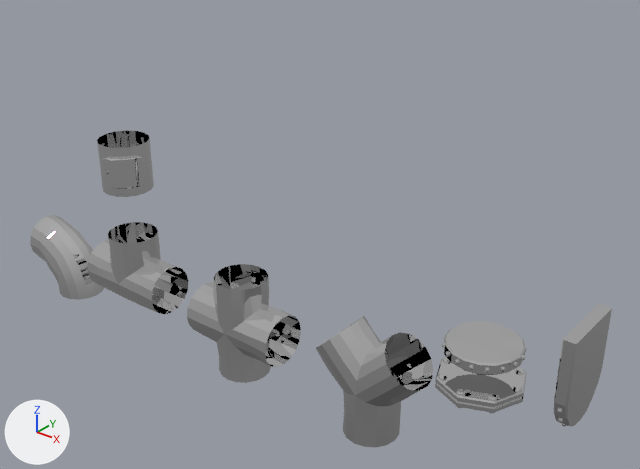
The FBX model Assets/Art/Models/Environment/Pipes.fbx as it was, and as the next commit left it.
Both versions are drawn from a 50 mm lens placed at (12.1, -10.31, 8.82), pointed at (3.27, 0.73, 1.97). Every picture has the same lights, and +X, +Y and +Z are marked at lower left. Where no turn or scale is listed for an object, it has been applied to the vertices.

Names of what the first picture shows: 'PipeConnector16Sided', 'PipeConnector16Sided.001', 'PipeConnector8Sided', 'PipeCrossJoint', 'PipeElbowJoint', 'PipeHatch', 'PipeStraight', 'PipeTJoint', 'PipeYJoint'.
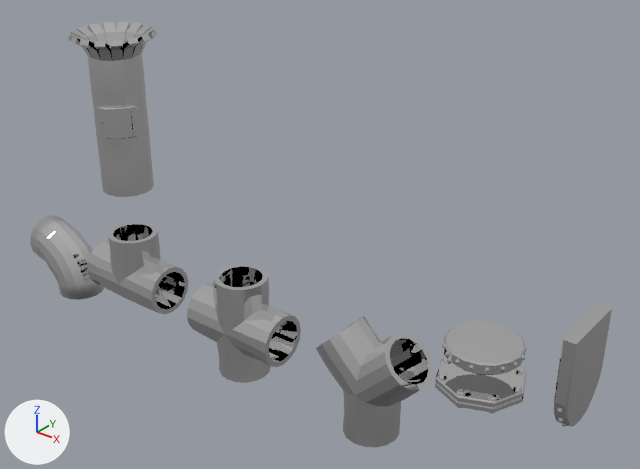
Where the change shows, as pixel boxes [x1, y1, x2, y2] in the pictures (640 x 469 px):
'PipeBrazier', added: after [68, 22, 157, 97]
'PipeHatch', moved: before [102, 156, 146, 189]; after [96, 105, 141, 139]
'PipeWithOpening', added: after [91, 89, 150, 148]
part 1 of me_pipecrossjoint_001, added: after [214, 264, 301, 367]
part 2 of me_pipetjoint_001, added: after [108, 222, 188, 314]
part 3 of me_pipeyjoint_001, added: after [318, 318, 433, 391]

The change, as a list of edits to the scene's bpy script:
```text
Change me_pipecrossjoint_001:
    used by ob_pipecrossjoint; location = (2.0, 0.0, 0.0)
    remove me_pipecrossjoint_001.from_pydata(...)  # 158 vertices, 128 faces; spans x -1.0..1.0, y -0.51..0.51, z -1.0..1.0
    add me_pipecrossjoint_001.from_pydata(...)  # 316 vertices, 320 faces; spans x -1.01..1.0, y -0.51..0.51, z -1.01..1.0
    me_pipecrossjoint_001 part 1: 158 vertices added at x -1.01..1.0, y -0.4..0.41, z -1.01..1.0
Change me_pipetjoint_001:
    used by ob_pipetjoint; location = (-1.0, 0.0, 0.0)
    remove me_pipetjoint_001.from_pydata(...)  # 119 vertices, 96 faces; spans x -1.0..1.0, y -0.51..0.51, z -0.53..1.0
    add me_pipetjoint_001.from_pydata(...)  # 238 vertices, 240 faces; spans x -1.0..1.0, y -0.51..0.51, z -0.53..1.0
    me_pipetjoint_001 part 2: 119 vertices added at x -1.0..1.0, y -0.4..0.4, z -0.42..1.0
Change me_pipeyjoint_001:
    used by ob_pipeyjoint; location = (5.0, 0.0, 0.0)
    remove me_pipeyjoint_001.from_pydata(...)  # 119 vertices, 96 faces; spans x -1.06..1.06, y -0.5..0.52, z -1.0..1.06
    add me_pipeyjoint_001.from_pydata(...)  # 238 vertices, 240 faces; spans x -1.06..1.06, y -0.5..0.52, z -1.0..1.06
    me_pipeyjoint_001 part 3
    119 vertices are added at x -0.99..0.99, y -0.4..0.42, z -1.0..0.99
    144 new faces join them
Add me_pipewithopening_001:
    me_pipewithopening_001.from_pydata(...)  # 128 vertices, 130 faces; spans x -0.517..0.5, y -0.503..0.503, z -0.502..0.504
    me_pipewithopening_001.materials.append(mat_imphenziapixpal)  # its picture is missing
Add me_pipebrazier_001:
    me_pipebrazier_001.from_pydata(...)  # 592 vertices, 535 faces; spans x -0.79..0.79, y -0.79..0.79, z -0.5..0.59
    me_pipebrazier_001.materials.append(mat_imphenziapixpal)  # its picture is missing
Change ob_pipehatch:
    ob_pipehatch.location: (-1.0, 0.0, 2.5) -> (-1.0, 0.0, 3.5)
Add ob_pipewithopening:
    ob_pipewithopening = bpy.data.objects.new('PipeWithOpening', me_pipewithopening_001)
    ob_pipewithopening.location = (-1.0, 0.0, 3.5)
Add ob_pipebrazier:
    ob_pipebrazier = bpy.data.objects.new('PipeBrazier', me_pipebrazier_001)
    ob_pipebrazier.location = (-1.0, 0.0, 4.5)
```
